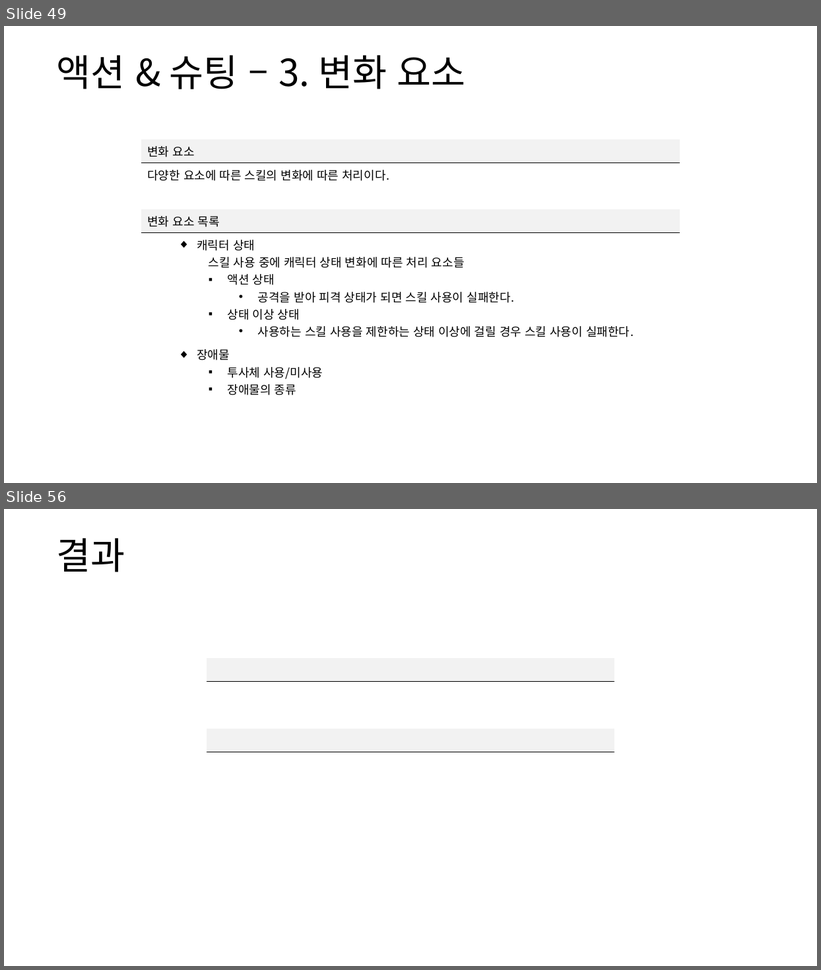
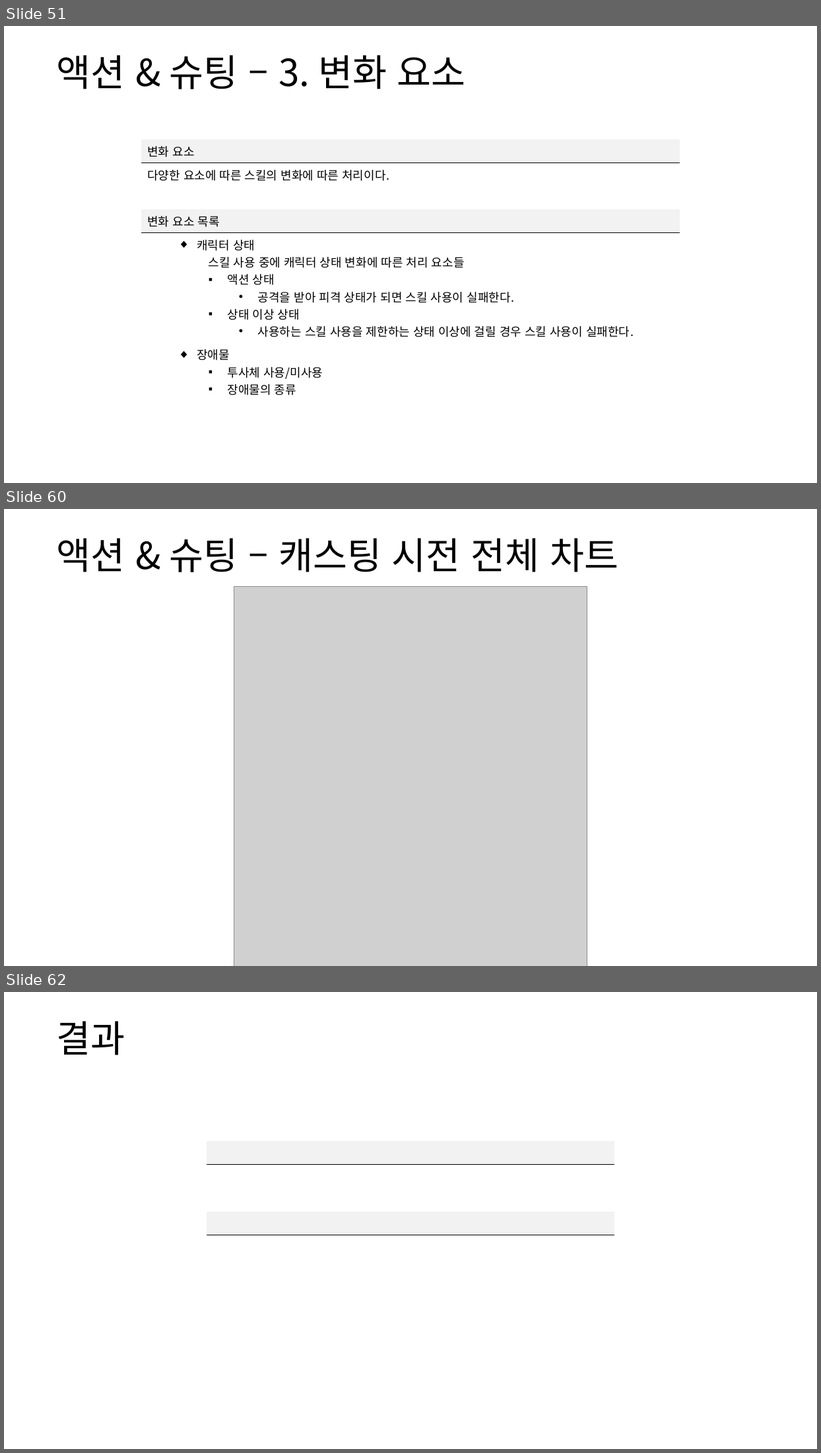
Before and after one commit to yjk0401/unityenginebasic_9th, a slide deck: 기획/방랑엽사전/스킬 시스템 기획서.pptx. Shown one above the other, each under a label of ours: slides 49 and 56 before the commit, slides 51, 60 and 62 after it; the slides between them are not shown. The pictures are 821x970 and 821x1453 pixels, drawn with LibreOffice and Linux fonts; fonts in the diff are those of the drawing; grey boxes stand for pictures. Boxes give left, top, right and bottom in pixels: in the first picture for what was removed or moved away, otherwise in the second. Text is boxed around its words. In the diff, an @@ line names an element or a change of style, - is before the commit and + after.

```diff
--- a/기획/방랑엽사전/스킬 시스템 기획서.pptx
+++ b/기획/방랑엽사전/스킬 시스템 기획서.pptx
@@ slide 60 added at (x1=4, y1=509, x2=817, y2=966), background #FFFFFF @@
@@ text added at (x1=56, y1=538, x2=618, y2=572), 44 pt, text #000000 @@
+액션 & 슈팅 – 캐스팅 시전 전체 차트
@@ picture added at (x1=234, y1=586, x2=587, y2=966) @@
@@ what was slide 49 is now slide 51 @@
@@ what was slide 56 is now slide 62 @@
```
Also in this commit, not shown: 9 slides changed, 5 other slides added, 33 other files.
